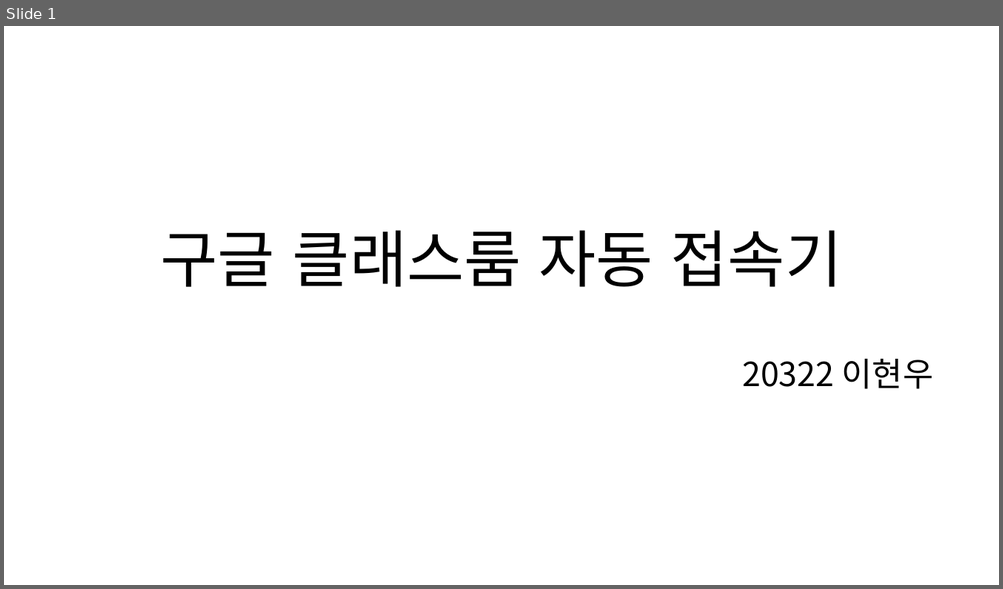
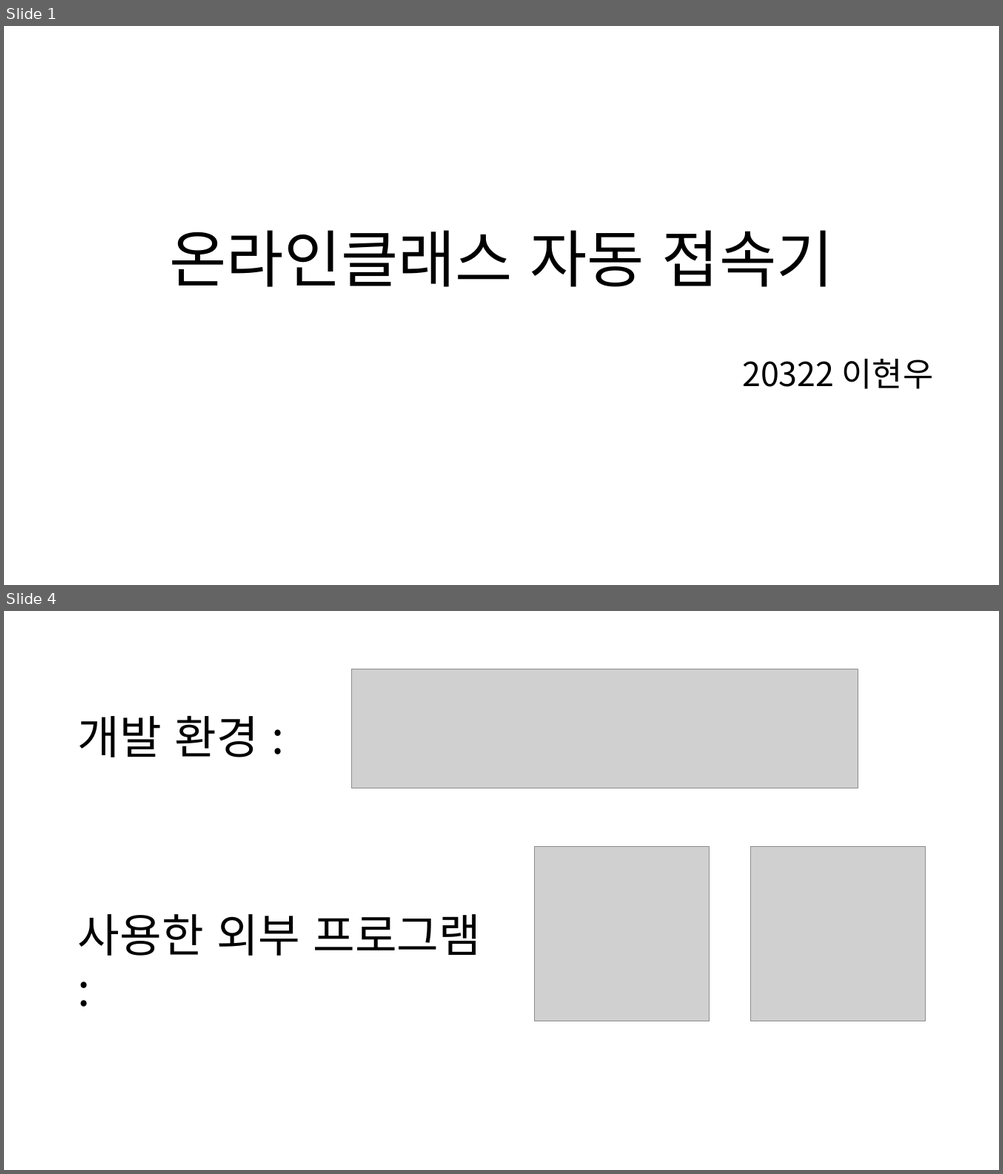
Before and after one commit to 3MP404/OnlineclassLogin, a slide deck: 자바 발표.pptx. Shown one above the other, each under a label of ours: slide 1 before the commit, slides 1 and 4 after it; the slides between them are not shown. The pictures are 1003x589 and 1003x1174 pixels, drawn with LibreOffice and Linux fonts; fonts in the diff are those of the drawing; grey boxes stand for pictures. Boxes give left, top, right and bottom in pixels: in the first picture for what was removed or moved away, otherwise in the second. Text is boxed around its words. In the diff, an @@ line names an element or a change of style, - is before the commit and + after.

```diff
--- a/자바 발표.pptx
+++ b/자바 발표.pptx
@@ slide 4 added at (x1=4, y1=611, x2=999, y2=1170), background #FFFFFF @@
@@ picture added at (x1=352, y1=669, x2=857, y2=788) @@
@@ text added at (x1=78, y1=716, x2=258, y2=758), 44 pt, text #000000 @@
+개발 환경 :
@@ picture added at (x1=534, y1=847, x2=708, y2=1022) @@
@@ picture added at (x1=750, y1=847, x2=925, y2=1022) @@
@@ text added at (x1=78, y1=914, x2=481, y2=956), 44 pt, text #000000 @@
+사용한 외부 프로그램 :
@@ slide 1 changed as well @@
@@ title at (x1=169, y1=230, x2=834, y2=287): text changed @@
-구글 클래스룸 자동 접속기
+온라인클래스 자동 접속기
```
Also in this commit, not shown: 5 other slides added, 1 slide removed, 4 other files.
